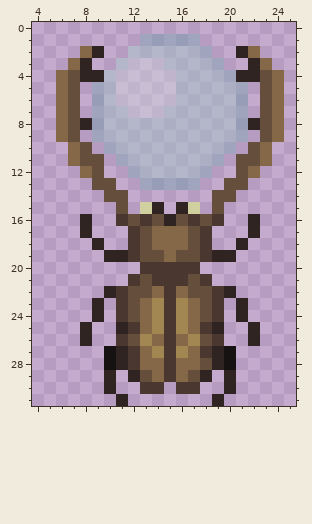
Two versions of one pixel-art sprite, Resources/Textures/SS220/Objects/CultYogg/pinpointer.rsi/bug.png. This is how it looked before the edit.
The file is 32x32 pixels. Shown: x 4..25, y 0..31.
New version:
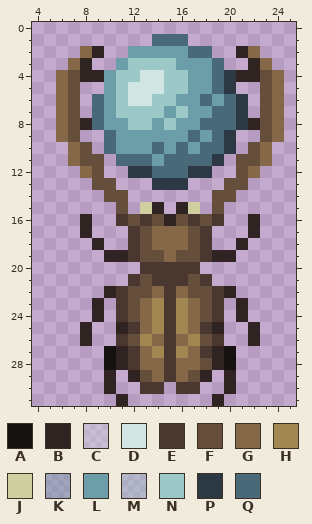
Palette (. is transparent): A #171212  B #302422  C #d1e6e251  D #d1e6e2  E #4a3830  F #664e3d  G #846848  H #a38752  J #cfcfa0  K #6b9ea868  L #6b9ea8  M #9dc8c868  N #9dc8c8  P #2c3844  Q #4a6978
Diff:
@@ x 4..25 @@
  0 ......................
- 1 .........KKKKK........
- 2 ....GB..MMMMMMK..BG...
- 3 ...GB..MCCCMMMMK..BG..
- 4 ..GFBBMCCCCCMMMMKBBFG.
- 5 ..GF.KMCCCCCMMMMMK.FG.
- 6 ..GF.KMCCCCCMMMMMK.FG.
- 7 ..GF.KMMCCCMMMMMMK.FG.
- 8 ..GFBKMMMMMMMMMMMKBFG.
- 9 ..GF.KMMMMMMMMMMMK.FG.
-10 ...GF.KMMMMMMMMMK.FG..
-11 ...GFF.KMMMMMMMK.FFG..
-12 ....GF..KMMMMMK..FG...
-13 .....FF..KKKKK..FF....
+ 1 ..........QQQ.........
+ 2 ....GB..LLLLLQQ..BG...
+ 3 ...GB..LNNNNLLLQ..BG..
+ 4 ..GFBBLNNDDNNLLQPBBFG.
+ 5 ..GF..LNDDDNNLLQP..FG.
+ 6 ..GF.QLNDDNNLLQLQP.FG.
+ 7 ..GF.QLNNNNLNLLQQP.FG.
+ 8 ..GFBQLLNNLNLLQQQPBFG.
+ 9 ..GF..QLLLLLLQLQP..FG.
+10 ...GF.QLLLQLQLQQP.FG..
+11 ...GFF.QQQLQQQQP.FFG..
+12 ....GF..PPQQQPP..FG...
+13 .....FF...PPP...FF....
 14 ......FF.......FF.....
